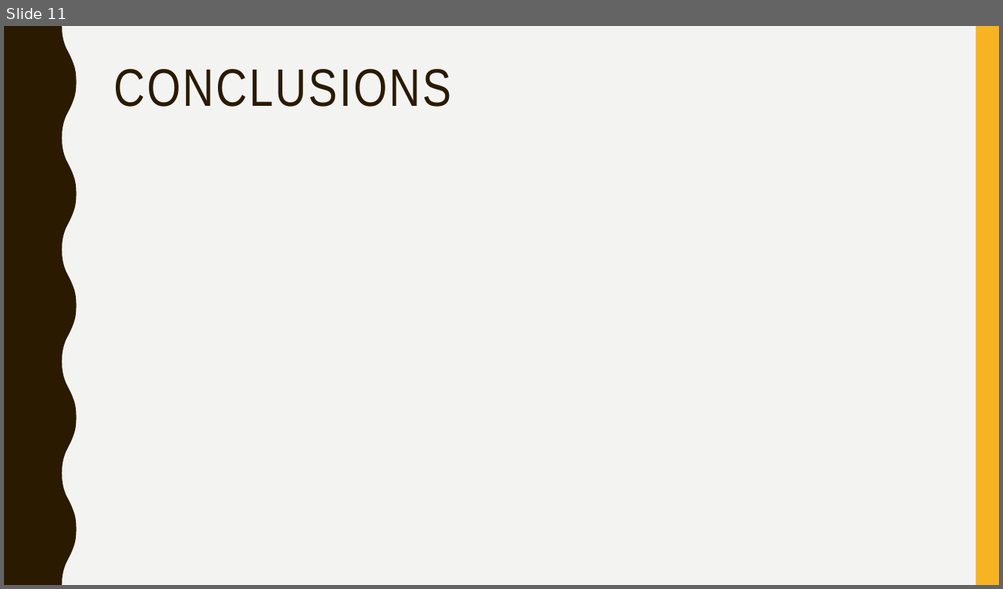
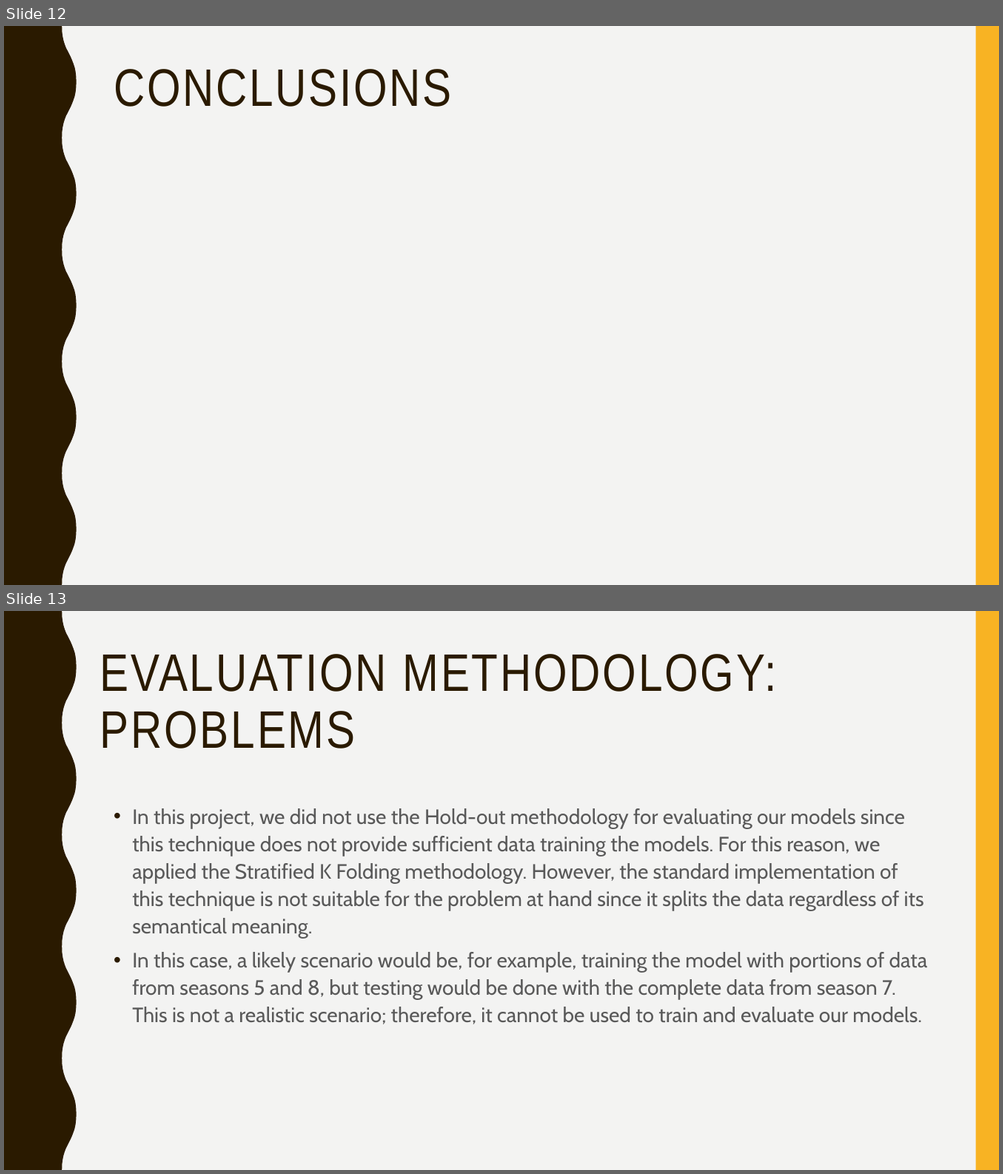
Before and after one commit to afs202005277/AC, a slide deck: ppt projeto.pptx. Shown one above the other, each under a label of ours: slide 11 before the commit, slides 12 and 13 after it. The pictures are 1003x589 and 1003x1174 pixels, drawn with LibreOffice and Linux fonts; fonts in the diff are those of the drawing. Boxes give left, top, right and bottom in pixels: in the first picture for what was removed or moved away, otherwise in the second. Text is boxed around its words. In the diff, an @@ line names an element or a change of style, - is before the commit and + after.

```diff
--- a/ppt projeto.pptx
+++ b/ppt projeto.pptx
@@ slide 13 added at (4, 611, 999, 1170), background #F3F3F2; not listed: 2 template elements that a slide beside it also shows @@
@@ title added at (100, 654, 777, 749), 51 pt, text #2A1A00 @@
+EVALUATION METHODOLOGY: PROBLEMS
@@ text added at (132, 809, 928, 1025), 20 pt, text #595959 @@
+• In this project, we did not use the Hold-out methodology for evaluating our models since this technique does not provide sufficient data training the models. For this reason, we applied the Stratified K Folding methodology. However, the standard implementation of this technique is not suitable for the problem at hand since it splits the data regardless of its semantical meaning.
+• In this case, a likely scenario would be, for example, training the model with portions of data from seasons 5 and 8, but testing would be done with the complete data from season 7. This is not a realistic scenario; therefore, it cannot be used to train and evaluate our models.
@@ what was slide 11 is now slide 12 @@
```
Also in this commit, not shown: 12 other slides added, 13 other files.
